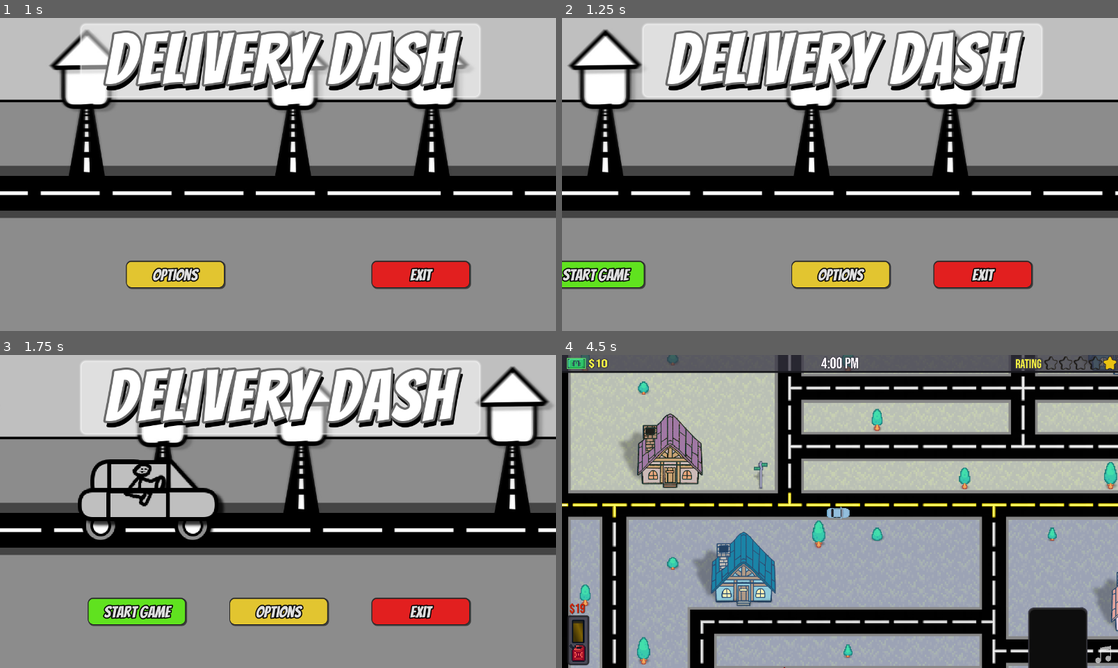
Above: before the commit, frames 1-4 (two rows, left to right).
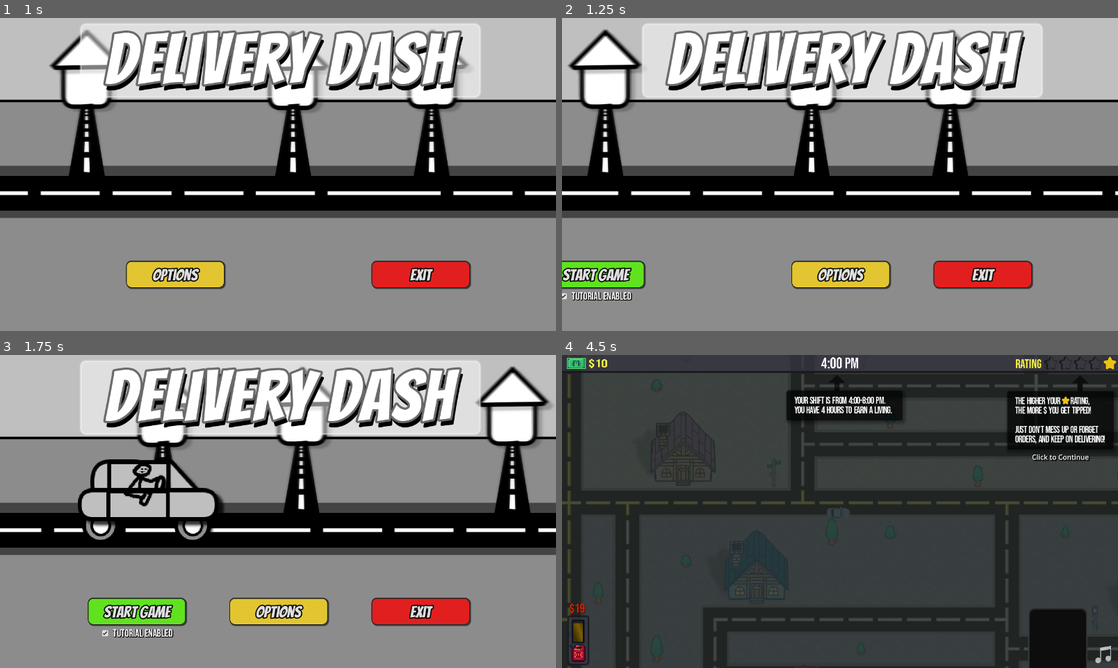
Above: after the commit, the same moments.

Repository: TorqueMcFearson/DeliveryDash
Game: Godot game, scene res://Title_Screen.tscn
Two runs of this game, one before a commit and one after it. Both use one fixed random seed, a clock stepped at 60 frames per second and the inputs below.
Inputs (mouse positions are in pixels of both pictures, inside the frame that each line leads up to):
- Up to frame 1 (1 s): tap Enter (ui_accept) at 0.5, 0.77 s; move the mouse to (400, 158) at 0.52 s; hold D (Right) from 0.53 s (still down); hold E (Enter) from 0.53 s (still down); click (400, 158) at 0.67 s
- Up to frame 2 (1.25 s): keep holding D (Right); keep holding E (Enter)
- Up to frame 3 (1.75 s): release D (Right) at 1.25 s; release E (Enter) at 1.25 s; click (0, 633) at 1.27 s
- Up to frame 4 (4.5 s): click "Start Game" at 2 s; move the mouse to (728, 527) at 2.77 s; hold S (Down) 2.78-3.53 s; tap E (Enter) at 2.85, 4.35 s; tap Enter (ui_accept) at 3.02 s; move the mouse to (895, 442) at 3.52 s; hold D (Right) 3.53-4.28 s; hold E (Enter) 3.53-4.28 s; move the mouse to (812, 574) at 4.27 s; hold W (Up) from 4.28 s (still down); click (812, 574) at 4.42 s

Frame 1 is identical in both runs. In frame 2, 0.2% of the frame differs, in the area x 0-13%, y 87-91%; in frame 3, 0.3%; in frame 4, 92%, in the area x 0-100%, y 0-100%.

Commit message:
Tutorial Progress 0.1
- Animate Splash screen
- Provide checkmark on title screen

Diff:
--- a/Options Menu.tscn
+++ b/Options Menu.tscn
@@ -248,7 +248,9 @@
 
 # Called when the node enters the scene tree for the first time.
 func _ready() -> void:
+	UI.tutorial_change.connect(update_text)
 	set_pressed_no_signal(UI.tutorial_enabled)
+
 
 
 # Called every frame. 'delta' is the elapsed time since the previous frame.
@@ -257,7 +259,20 @@
 
 
 func _on_toggled(toggled_on: bool) -> void:
-	UI.tutorial_enabled = toggled_on  # Replace with function body.
+	UI.tutorial_enabled = toggled_on
+
+
+func update_text():
+	if UI.tutorial_enabled:
+		$\"../TutorialLabel\".text = \"Tutorial Enabled\"
+		$\"../TutorialLabel\".modulate = \"white\"
+		#UI.show_tutorial()
+	else:
+		$\"../TutorialLabel\".modulate = Color(1, 1, 1, 0.5)
+		$\"../TutorialLabel\".text = \"Tutorial Disabled\"
+		#UI.hide_tutorial()  # Replace with function body.
+	set_pressed_no_signal(UI.tutorial_enabled)
+
 "
 
 [node name="Options" type="Control"]
--- a/Scripts/Tutorial.gd
+++ b/Scripts/Tutorial.gd
@@ -1,19 +1,37 @@
 extends Control
 
+var tutorial_step :int = 0
+@onready var ts_nodes :Array[Label] = [$Rating, $Money, $Controls, $"Gas Text", $Phone]
+# Called when the node enters the scene tree for the first time.
+func _ready():
+	for node in ts_nodes: node.hide()
 
-# Called when the node enters the scene tree for the first time.
 func _input(event: InputEvent) -> void:
 	if UI.tutorial \
 	and UI.tutorial_enabled \
 	and event.is_pressed() \
 	and event is InputEventMouseButton \
 	or event.is_action_pressed("pause"):
-		print("UNPAUSE")
-		$"../Pause Dimmer".hide()
-		get_viewport().set_input_as_handled()
-		$"../Options".get_child(0).unpause()
-		UI.tutorial = false
-		self.hide()
-		$Label.text = "-Game Paused-"
-		#queue_free()
-		get_tree().paused = false
+		var click_label = $"Click To Continue"
+		if tutorial_step < len(ts_nodes):
+			var node = ts_nodes[tutorial_step]
+			if tutorial_step < len(ts_nodes) -1:
+				click_label.position = node.position + Vector2((node.size.x-click_label.size.x)/2,node.size.y + 5)
+			else:
+				click_label.text = "Click to Complete"
+				click_label.position = get_viewport_rect().get_center()-Vector2(click_label.size.x/2,0)
+			node.show()
+			tutorial_step += 1
+		else:
+			unpause()
+
+func unpause():
+	print("UNPAUSE")
+	$"../Pause Dimmer".hide()
+	get_viewport().set_input_as_handled()
+	$"../Options".get_child(0).unpause()
+	UI.tutorial = false
+	self.hide()
+	$"Click To Continue".text = "-Game Paused-"
+	#queue_free()
+	get_tree().paused = false
--- a/Scripts/UI.gd
+++ b/Scripts/UI.gd
@@ -11,6 +11,7 @@
 
 signal new_active_order_set(order:Order)
 signal tween_complete
+signal tutorial_change
 
 class ClockTime:
 	var hour: int
@@ -108,7 +109,10 @@
 var location :String
 var player_inventory :Array[Order]
 var tutorial = true
-var tutorial_enabled = true
+var tutorial_enabled = true:
+	set(value):
+		tutorial_enabled = value
+		tutorial_change.emit()
 var day = 1
 var difficulty := 1.0
 var tween :Tween
@@ -199,6 +203,9 @@
 
 func show_tutorial():
 	$Tutorial.show()
+
+func hide_tutorial():
+	$Tutorial.hide()
 
 func show_pause_menu():
 	$"Options".get_child(0).pause()
--- a/Title_Screen.tscn
+++ b/Title_Screen.tscn
@@ -1,10 +1,11 @@
-[gd_scene load_steps=23 format=3 uid="uid://caduwy08lr4s1"]
+[gd_scene load_steps=26 format=3 uid="uid://caduwy08lr4s1"]
 
 [ext_resource type="Texture2D" uid="uid://cdxwxktq5bge0" path="res://Backgrounds/Title.jpg" id="1_7m5r0"]
 [ext_resource type="Texture2D" uid="uid://da6d5psli7wv2" path="res://Sprites/Title_Driver.png" id="2_086dc"]
 [ext_resource type="Script" path="res://Scripts/Title_UI.gd" id="3_4trdc"]
 [ext_resource type="FontFile" uid="uid://ydwn4indox68" path="res://Font/Bangers-Regular.ttf" id="4_g3ib7"]
 [ext_resource type="PackedScene" uid="uid://d15wce0skylvj" path="res://Options Menu.tscn" id="5_cfrfe"]
+[ext_resource type="FontFile" uid="uid://v3swnsgchgpo" path="res://Font/BebasNeue-Regular.ttf" id="5_j043k"]
 
 [sub_resource type="GDScript" id="GDScript_gxr70"]
 resource_name = "TitleParallax"
@@ -164,6 +165,43 @@
 shadow_color = Color(0.101961, 0.101961, 0.101961, 0.682353)
 shadow_size = 1
 shadow_offset = Vector2(2, 2)
+
+[sub_resource type="FontVariation" id="FontVariation_0q6cr"]
+base_font = ExtResource("5_j043k")
+spacing_top = 2
+
+[sub_resource type="GDScript" id="GDScript_1nbo1"]
+script/source = "extends CheckBox
+
+
+# Called when the node enters the scene tree for the first time.
+func _ready() -> void:
+	UI.tutorial_change.connect(update_text)
+	set_pressed_no_signal(UI.tutorial_enabled)
+
+
+
+# Called every frame. 'delta' is the elapsed time since the previous frame.
+func _process(delta: float) -> void:
+	pass
+
+
+func _on_toggled(toggled_on: bool) -> void:
+	UI.tutorial_enabled = toggled_on
+
+
+func update_text():
+	if UI.tutorial_enabled:
+		$\"../TutorialLabel\".text = \"Tutorial Enabled\"
+		$\"../TutorialLabel\".modulate = \"white\"
+		#UI.show_tutorial()
+	else:
+		$\"../TutorialLabel\".modulate = Color(1, 1, 1, 0.5)
+		$\"../TutorialLabel\".text = \"Tutorial Disabled\"
+		#UI.hide_tutorial()  # Replace with function body.
+	set_pressed_no_signal(UI.tutorial_enabled)
+
+"
 
 [sub_resource type="StyleBoxFlat" id="StyleBoxFlat_gytne"]
 content_margin_top = 7.0
@@ -404,6 +442,33 @@
 theme_override_styles/normal = SubResource("StyleBoxFlat_tl1gy")
 text = "Start Game"
 
+[node name="TutorialLabel" type="Label" parent="Title_UI/Buttons/Start"]
+layout_mode = 0
+offset_left = 58.0
+offset_top = 61.0
+offset_right = 196.0
+offset_bottom = 95.0
+size_flags_horizontal = 2
+size_flags_vertical = 0
+size_flags_stretch_ratio = 0.85
+theme_override_colors/font_shadow_color = Color(0, 0, 0, 1)
+theme_override_constants/shadow_outline_size = 4
+theme_override_fonts/font = SubResource("FontVariation_0q6cr")
+theme_override_font_sizes/font_size = 24
+text = "Tutorial Enabled"
+horizontal_alignment = 1
+vertical_alignment = 2
+
+[node name="Tutorial" type="CheckBox" parent="Title_UI/Buttons/Start"]
+layout_mode = 0
+offset_left = 28.0
+offset_top = 67.0
+offset_right = 52.0
+offset_bottom = 91.0
+size_flags_horizontal = 4
+focus_mode = 0
+script = SubResource("GDScript_1nbo1")
+
 [node name="Options" type="Button" parent="Title_UI/Buttons"]
 custom_minimum_size = Vector2(0, 60)
 layout_mode = 2
@@ -462,5 +527,6 @@
 anchor_bottom = 0.5
 
 [connection signal="pressed" from="Title_UI/Buttons/Start" to="Title_UI" method="_on_start_pressed"]
+[connection signal="toggled" from="Title_UI/Buttons/Start/Tutorial" to="Title_UI/Buttons/Start/Tutorial" method="_on_toggled"]
 [connection signal="pressed" from="Title_UI/Buttons/Options" to="Background Scroll" method="_on_options_pressed"]
 [connection signal="pressed" from="Title_UI/Buttons/Exit" to="Title_UI" method="_on_exit_pressed"]
--- a/UI.tscn
+++ b/UI.tscn
@@ -239,7 +239,7 @@
 region_rect = Rect2(8.70999, 0, 53.29, 38)
 region_filter_clip_enabled = true
 
-[node name="Time2" type="Label" parent="Tutorial"]
+[node name="Rating" type="Label" parent="Tutorial"]
 layout_mode = 0
 offset_left = 1025.0
 offset_top = 83.0
@@ -255,7 +255,7 @@
 Just don't mess up or forget orders, and keep on delivering!"
 autowrap_mode = 3
 
-[node name="Arrow-Copy" type="Sprite2D" parent="Tutorial/Time2"]
+[node name="Arrow-Copy" type="Sprite2D" parent="Tutorial/Rating"]
 self_modulate = Color(0, 0, 0, 0.627451)
 position = Vector2(168, -18)
 rotation = -1.57079
@@ -265,16 +265,16 @@
 region_rect = Rect2(8.70999, 0, 53.29, 38)
 region_filter_clip_enabled = true
 
-[node name="TextureRect" type="TextureRect" parent="Tutorial/Time2"]
-layout_mode = 0
-offset_left = 127.0
+[node name="TextureRect" type="TextureRect" parent="Tutorial/Rating"]
+layout_mode = 0
+offset_left = 125.0
 offset_top = 12.0
-offset_right = 146.0
+offset_right = 144.0
 offset_bottom = 31.0
 texture = ExtResource("5_l8fxf")
 expand_mode = 1
 
-[node name="Time3" type="Label" parent="Tutorial"]
+[node name="Money" type="Label" parent="Tutorial"]
 layout_mode = 0
 offset_left = 37.0
 offset_top = 80.0
@@ -289,7 +289,7 @@
 Hurry if you want to afford rent and food at the end of the day!"
 autowrap_mode = 3
 
-[node name="Arrow-Copy" type="Sprite2D" parent="Tutorial/Time3"]
+[node name="Arrow-Copy" type="Sprite2D" parent="Tutorial/Money"]
 self_modulate = Color(0, 0, 0, 0.627451)
 position = Vector2(35, -18)
 rotation = -1.57079
@@ -299,7 +299,7 @@
 region_rect = Rect2(8.70999, 0, 53.29, 38)
 region_filter_clip_enabled = true
 
-[node name="L_Cash" type="Label" parent="Tutorial/Time3"]
+[node name="L_Cash" type="Label" parent="Tutorial/Money"]
 layout_mode = 0
 offset_left = 55.0
 offset_top = 8.0
@@ -313,7 +313,7 @@
 theme_override_font_sizes/font_size = 100
 text = "$"
 
-[node name="Time5" type="Label" parent="Tutorial"]
+[node name="Controls" type="Label" parent="Tutorial"]
 layout_mode = 0
 offset_left = 43.0
 offset_top = 236.0
@@ -368,7 +368,7 @@
 region_rect = Rect2(8.70999, 0, 53.29, 38)
 region_filter_clip_enabled = true
 
-[node name="Time4" type="Label" parent="Tutorial"]
+[node name="Phone" type="Label" parent="Tutorial"]
 layout_mode = 0
 offset_left = 516.0
 offset_top = 485.0
@@ -387,7 +387,7 @@
 Quick tip! it's always better to reject an order than negelect it."
 autowrap_mode = 3
 
-[node name="Arrow-Copy" type="Sprite2D" parent="Tutorial/Time4"]
+[node name="Arrow-Copy" type="Sprite2D" parent="Tutorial/Phone"]
 self_modulate = Color(0, 0, 0, 0.627451)
 position = Vector2(536, 147)
 scale = Vector2(0.694836, 0.977872)
@@ -396,20 +396,21 @@
 region_rect = Rect2(8.70999, 0, 53.29, 38)
 region_filter_clip_enabled = true
 
-[node name="Label" type="Label" parent="Tutorial"]
-layout_mode = 0
-offset_left = 560.0
-offset_top = 311.0
-offset_right = 742.0
-offset_bottom = 334.0
+[node name="Click To Continue" type="Label" parent="Tutorial"]
+layout_mode = 0
+offset_left = 562.0
+offset_top = 152.0
+offset_right = 744.0
+offset_bottom = 175.0
 theme_override_colors/font_shadow_color = Color(0, 0, 0, 0.639216)
-theme_override_constants/shadow_offset_x = 1
-theme_override_constants/shadow_offset_y = 1
+theme_override_constants/shadow_offset_x = 2
+theme_override_constants/shadow_offset_y = 2
 theme_override_constants/shadow_outline_size = 5
 text = "Click to Continue"
 horizontal_alignment = 1
 
 [node name="UI" type="Control" parent="."]
+visible = false
 layout_mode = 3
 anchors_preset = 15
 anchor_right = 1.0
